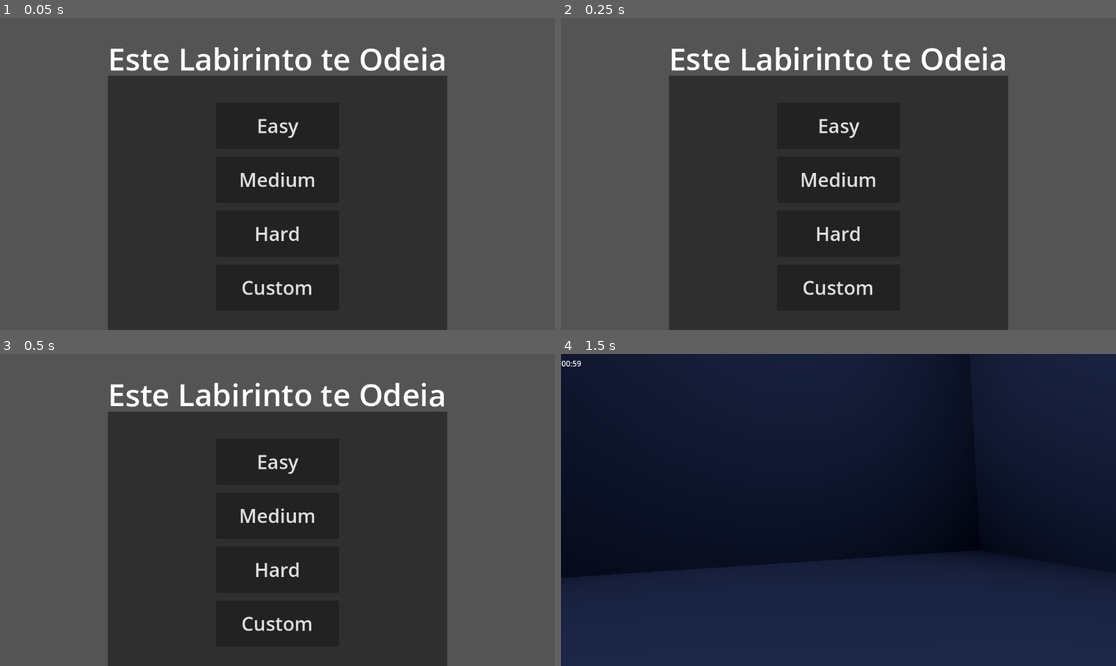
Above: before the commit, frames 1-4 (two rows, left to right).
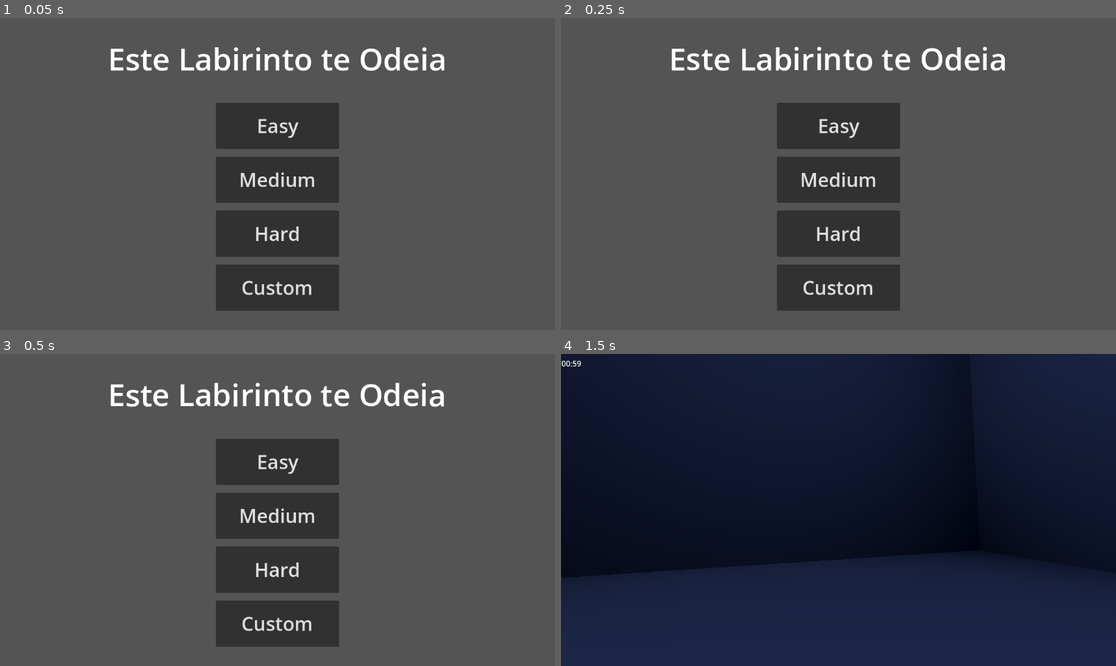
Above: after the commit, the same moments.

Repository: Bruno02468/este-labirinto-te-odeia
Game: Godot game, scene res://scenes/main.tscn
Two runs of this game, one before a commit and one after it. Both use one fixed random seed, a clock stepped at 60 frames per second and the inputs below.
Inputs (mouse positions are in pixels of both pictures, inside the frame that each line leads up to):
- Up to frame 1 (0.05 s): no input
- Up to frame 2 (0.25 s): no input
- Up to frame 3 (0.5 s): no input
- Up to frame 4 (1.5 s): click "Medium" at 0.5 s; move the mouse to (866, 510) at 1.27 s; hold W (up) from 1.28 s (still down); hold Shift (sprint) from 1.28 s (still down)

The runs differ from the first frame. In frame 1, 37% of the frame differs, in the area x 19-81%, y 18-100%; in frame 2, 37%; in frame 3, 37%; in frame 4, nothing differs.

Commit message:
Finished Menu + Custom runs options

Diff:
--- a/scenes/menu.gd
+++ b/scenes/menu.gd
@@ -2,14 +2,21 @@
 
 @onready var titleText = $Title
 @onready var diffs = $Dificults
+@onready var custom = $CustomSelect
+
+@onready var customGo = $CustomSelect/CustomGo
+@onready var customRooms = $CustomSelect/Rooms
+@onready var customPortals = $CustomSelect/Portals
+@onready var customTime = $CustomSelect/Time
 
 var textUnshuffled : String = "Este Labirinto te Odeia"
 var shuffleNow : bool = true
 
+func _ready() -> void:
+	Input.mouse_mode = Input.MOUSE_MODE_VISIBLE
 
-func _ready() -> void:
-
-	Input.mouse_mode = Input.MOUSE_MODE_VISIBLE
+	custom.visible = false
+	diffs.visible = true
 
 	Global.N_Rooms = 4
 	Global.N_PortalsPerRoom = 4
@@ -35,26 +42,31 @@
 	$Title.text = "[center][shake rate=20.0 level=5 connected=1]%s[/shake][/center]" % textInsert
 
 func _on_easy_pressed() -> void:
-	print("Easy: \n %d Rooms Time: %f",Global.N_Rooms,Global.targetTime)
 	Global.N_Rooms = 4
 	Global.targetTime = 120.0
+	print("Easy: \n  ",Global.N_Rooms, " Rooms Time: ",Global.targetTime,"s")
 	get_node("/root/Main").load_scene("res://scenes/labirint_test.tscn")
 
 func _on_medium_pressed() -> void:
-	print("Medium: \n %d Rooms Time: %f",Global.N_Rooms,Global.targetTime)
 	Global.N_Rooms = 8
 	Global.targetTime = 60.0
+	print("Medium: \n  ",Global.N_Rooms, " Rooms Time: ",Global.targetTime,"s")
 	get_node("/root/Main").load_scene("res://scenes/labirint_test.tscn")
 
 func _on_hard_pressed() -> void:
-	print("Hard: \n %d Rooms Time: %f",Global.N_Rooms,Global.targetTime)
 	Global.N_Rooms = 16
 	Global.targetTime = 30.0
+	print("Hard: \n  ",Global.N_Rooms, " Rooms Time: ",Global.targetTime,"s")
 	get_node("/root/Main").load_scene("res://scenes/labirint_test.tscn")
 
 func _on_custom_pressed() -> void:
 	diffs.visible= false
-	Global.N_Rooms = 4
-	Global.N_PortalsPerRoom = 4
-	Global.targetTime = 120.0
-	print("Foi custom")
+	custom.visible = true
+
+	await customGo.pressed
+
+	Global.N_Rooms = customRooms.value
+	Global.N_PortalsPerRoom = customPortals.value
+	Global.targetTime = customTime.value
+	print("Custom: \n  ",Global.N_Rooms, " Rooms ",Global.N_PortalsPerRoom," Portals Time: ",Global.targetTime,"s")
+	get_node("/root/Main").load_scene("res://scenes/labirint_test.tscn")
--- a/scenes/menu.tscn
+++ b/scenes/menu.tscn
@@ -1,6 +1,9 @@
-[gd_scene load_steps=2 format=3 uid="uid://btko2i1uuab7o"]
+[gd_scene load_steps=3 format=3 uid="uid://btko2i1uuab7o"]
 
 [ext_resource type="Script" path="res://scenes/menu.gd" id="1_moye3"]
+
+[sub_resource type="Theme" id="Theme_kvqap"]
+default_font_size = 40
 
 [node name="Menu" type="Node2D"]
 script = ExtResource("1_moye3")
@@ -9,28 +12,6 @@
 offset_right = 1152.0
 offset_bottom = 648.0
 color = Color(0.329412, 0.329412, 0.329412, 1)
-
-[node name="CustomSelect" type="Control" parent="."]
-layout_mode = 3
-anchors_preset = 0
-offset_left = 224.0
-offset_top = 120.0
-offset_right = 264.0
-offset_bottom = 160.0
-
-[node name="WindowBase" type="ColorRect" parent="CustomSelect"]
-offset_right = 704.0
-offset_bottom = 528.0
-color = Color(0.18359, 0.18359, 0.18359, 1)
-
-[node name="Title" type="RichTextLabel" parent="."]
-offset_left = 128.0
-offset_top = 40.0
-offset_right = 1024.0
-offset_bottom = 136.0
-theme_override_font_sizes/normal_font_size = 64
-bbcode_enabled = true
-text = "[center][shake rate=20.0 level=5 connected=1]Este Labirinto te Odeia[/shake][/center]"
 
 [node name="Dificults" type="Control" parent="."]
 layout_mode = 3
@@ -75,6 +56,81 @@
 text = "Custom
 "
 
+[node name="CustomSelect" type="Control" parent="."]
+visible = false
+layout_mode = 3
+anchors_preset = 0
+offset_left = 224.0
+offset_top = 120.0
+offset_right = 928.0
+offset_bottom = 648.0
+
+[node name="WindowBase" type="ColorRect" parent="CustomSelect"]
+layout_mode = 0
+offset_right = 704.0
+offset_bottom = 528.0
+color = Color(0.18359, 0.18359, 0.18359, 1)
+
+[node name="Rooms" type="SpinBox" parent="CustomSelect"]
+layout_mode = 0
+offset_left = 160.0
+offset_top = 56.0
+offset_right = 544.0
+offset_bottom = 152.0
+theme = SubResource("Theme_kvqap")
+min_value = 4.0
+max_value = 1000.0
+value = 4.0
+alignment = 1
+prefix = "Rooms:     "
+
+[node name="Portals" type="SpinBox" parent="CustomSelect"]
+layout_mode = 0
+offset_left = 160.0
+offset_top = 166.0
+offset_right = 544.0
+offset_bottom = 262.0
+theme = SubResource("Theme_kvqap")
+min_value = 2.0
+max_value = 4.0
+value = 4.0
+alignment = 1
+prefix = "Portals:     "
+
+[node name="Time" type="SpinBox" parent="CustomSelect"]
+layout_mode = 0
+offset_left = 160.0
+offset_top = 280.0
+offset_right = 544.0
+offset_bottom = 376.0
+theme = SubResource("Theme_kvqap")
+min_value = 10.0
+max_value = 600.0
+step = 0.5
+value = 10.0
+alignment = 1
+prefix = "Time:     "
+suffix = "s"
+
+[node name="CustomGo" type="Button" parent="CustomSelect"]
+layout_mode = 0
+offset_left = 160.0
+offset_top = 392.0
+offset_right = 528.0
+offset_bottom = 488.0
+theme_override_font_sizes/font_size = 40
+text = "Let's Goooo !!
+"
+
+[node name="Title" type="RichTextLabel" parent="."]
+offset_left = 128.0
+offset_top = 40.0
+offset_right = 1024.0
+offset_bottom = 136.0
+theme_override_font_sizes/normal_font_size = 64
+bbcode_enabled = true
+text = "[center][shake rate=20.0 level=5 connected=1]Este Labirinto te Odeia[/shake][/center]"
+
 [node name="Timer" type="Timer" parent="."]
 autostart = true
 
@@ -82,4 +138,5 @@
 [connection signal="pressed" from="Dificults/Medium" to="." method="_on_medium_pressed"]
 [connection signal="pressed" from="Dificults/Hard" to="." method="_on_hard_pressed"]
 [connection signal="pressed" from="Dificults/Custom" to="." method="_on_custom_pressed"]
+[connection signal="pressed" from="CustomSelect/CustomGo" to="." method="_on_custom_go_pressed"]
 [connection signal="timeout" from="Timer" to="." method="_on_timer_timeout"]
